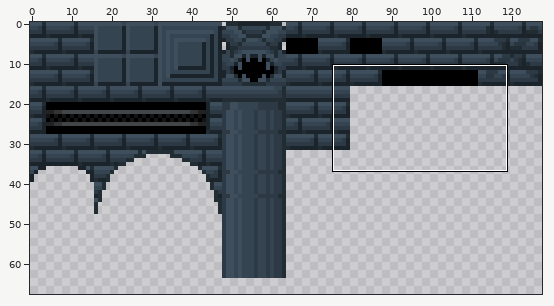
Sprite sheet, stored at RogueTower/Content/tileset_back.png. Above: a wide view before the commit, with the close-up outlined.
Close-up. Old version:
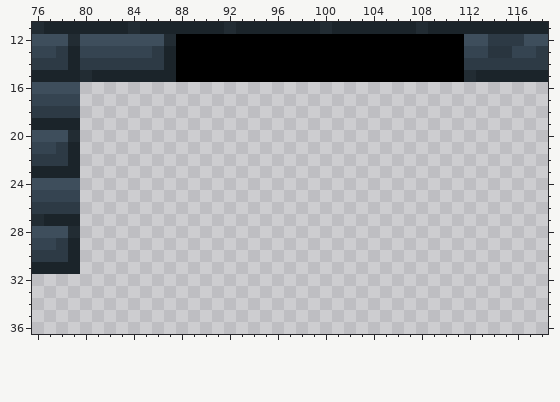
The file is 128x128 pixels. Colours within 5 levels of each other are drawn and written as one. Shown: x 76..118, y 11..36. The wide view leaves out empty margins.
The result:
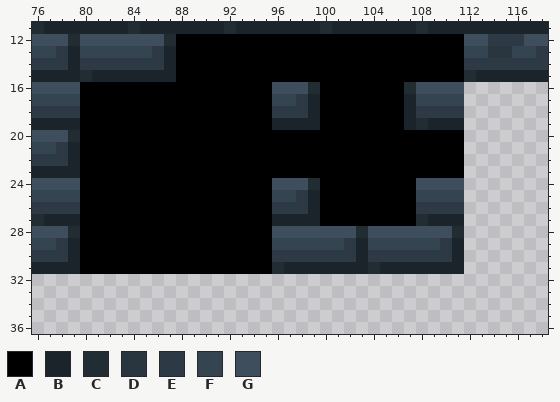
Palette (. is transparent): A #000000  B #1b242a  C #222c33  D #29353f  E #2d3a45  F #354451  G #3e4e5c
From old to new:
Changed rows in their new state; - is an unchanged pixel.
first column x 80:
16 AAAAAAAAAAAAAAAAGGGCAAAAAAACGGGG
17 AAAAAAAAAAAAAAAAFFEBAAAAAAABFFFF
18 AAAAAAAAAAAAAAAAEEEBAAAAAAABEEEE
19 AAAAAAAAAAAAAAAABBBBAAAAAAABCBBB
20 AAAAAAAAAAAAAAAAAAAAAAAAAAAAAAAA
21 AAAAAAAAAAAAAAAAAAAAAAAAAAAAAAAA
22 AAAAAAAAAAAAAAAAAAAAAAAAAAAAAAAA
23 AAAAAAAAAAAAAAAAAAAAAAAAAAAAAAAA
24 AAAAAAAAAAAAAAAAGGGCAAAAAAAAGGGG
25 AAAAAAAAAAAAAAAAFFEBAAAAAAAAFFFF
26 AAAAAAAAAAAAAAAAEEEBAAAAAAAAEEEE
27 AAAAAAAAAAAAAAAABBBBAAAAAAAACBBB
28 AAAAAAAAAAAAAAAAGGGGGGGCGGGGGGGC
29 AAAAAAAAAAAAAAAAFFFFFFEBFFFFFFEB
30 AAAAAAAAAAAAAAAAEEEEEEEBEEEEEEEB
31 AAAAAAAAAAAAAAAACBBBBBBBCBBBBBBB
